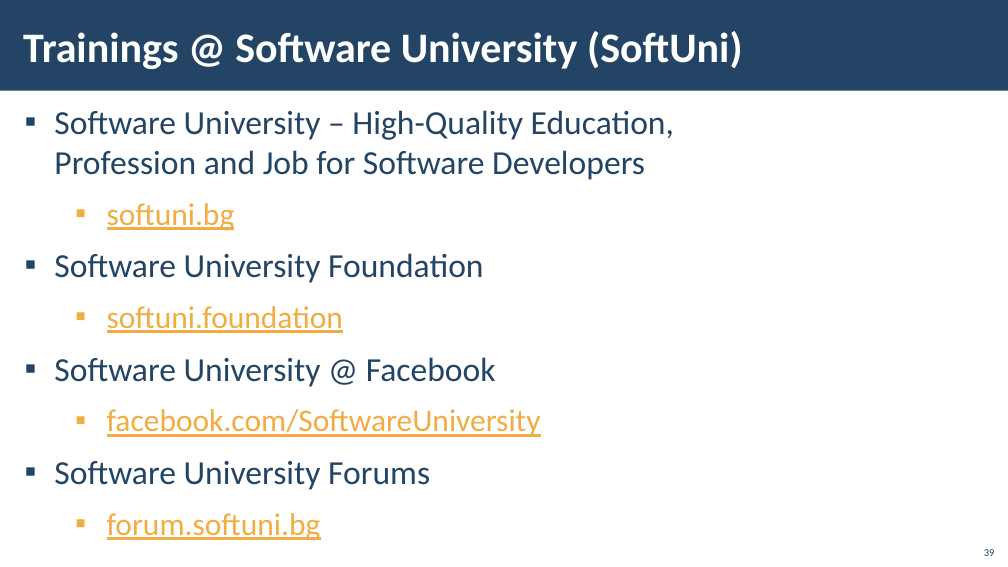
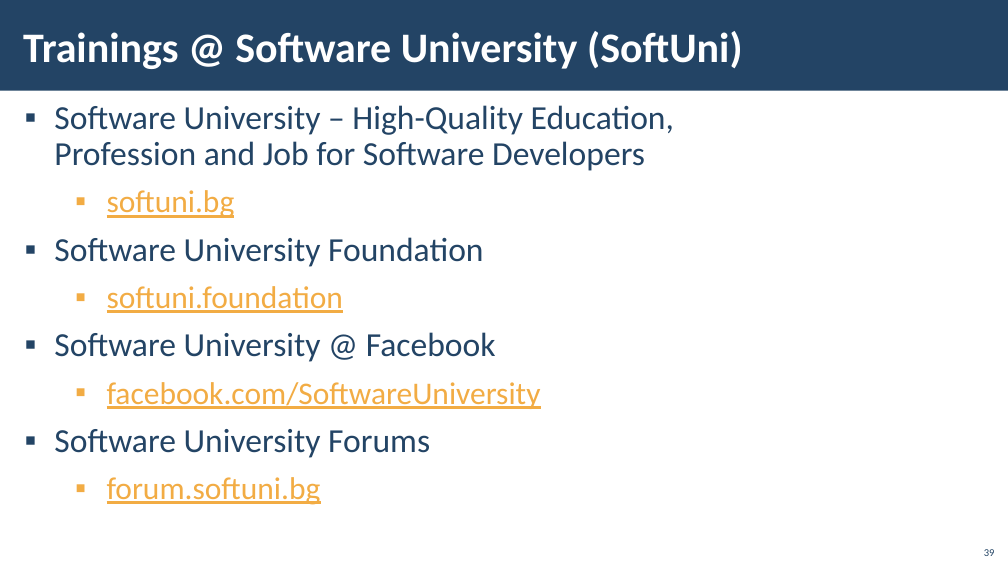
Before and after one commit to PetarPechev/Learning-Software-development, a slide deck: slide 39 of SoftUni/Java/Java Advanced/03. Sets and Maps Advanced/03. Java-Advanced-Sets-and-Maps-Advanced.pptx. Drawn at 1008x567 pixels with LibreOffice and Linux fonts; fonts in the diff are those of the drawing; background and template pictures are left out. Boxes give left, top, right and bottom in pixels: in the first picture for what was removed or moved away, otherwise in the second. Text is boxed around its words. In the diff, an @@ line names an element or a change of style, - is before the commit and + after.

```diff
--- a/SoftUni/Java/Java Advanced/03. Sets and Maps Advanced/03. Java-Advanced-Sets-and-Maps-Advanced.pptx
+++ b/SoftUni/Java/Java Advanced/03. Sets and Maps Advanced/03. Java-Advanced-Sets-and-Maps-Advanced.pptx
@@ text "Software University – High-Quality Education, ..." at <box>54,105,674,505</box>: line spacing 1 to 0.9 @@
```
Also in this commit, not shown: 20 other slides changed, 2 other files.
